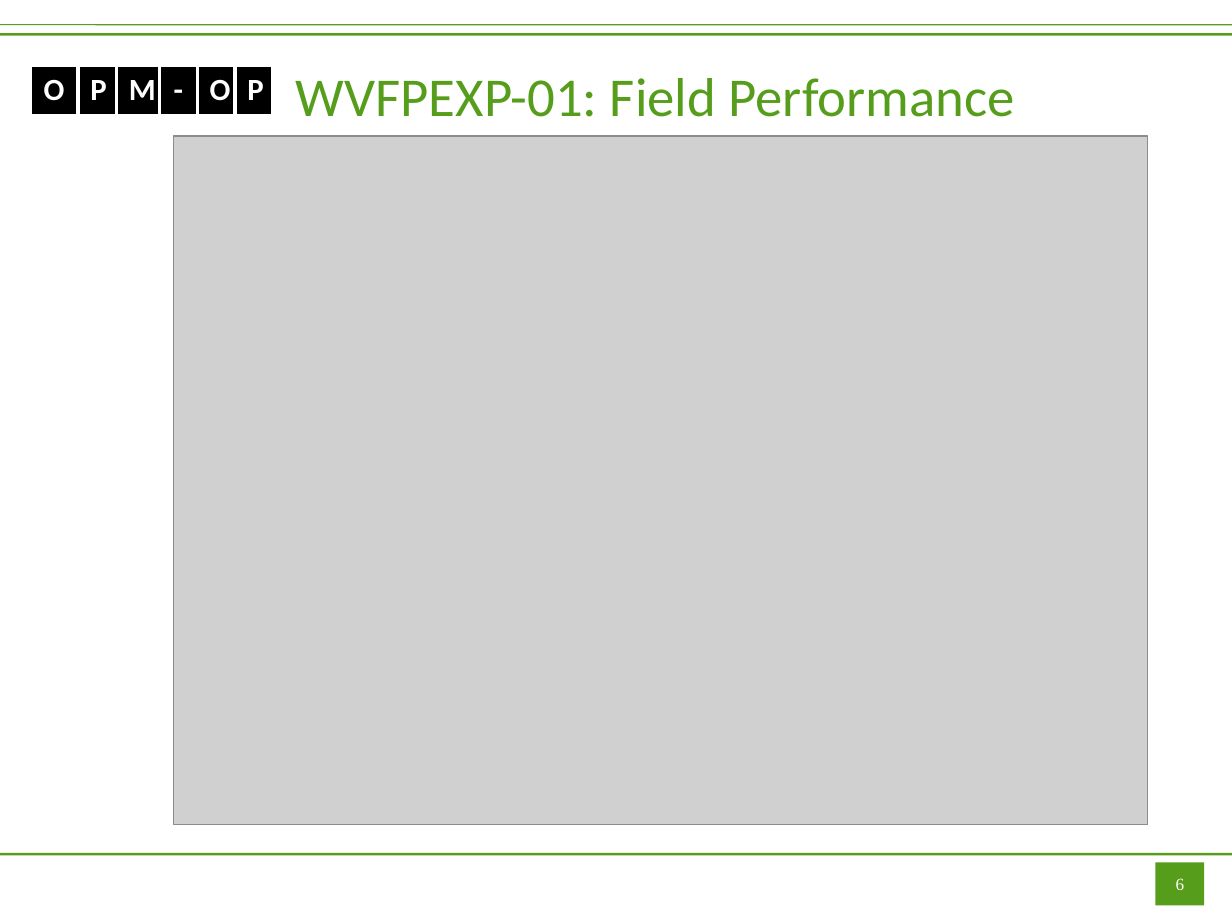
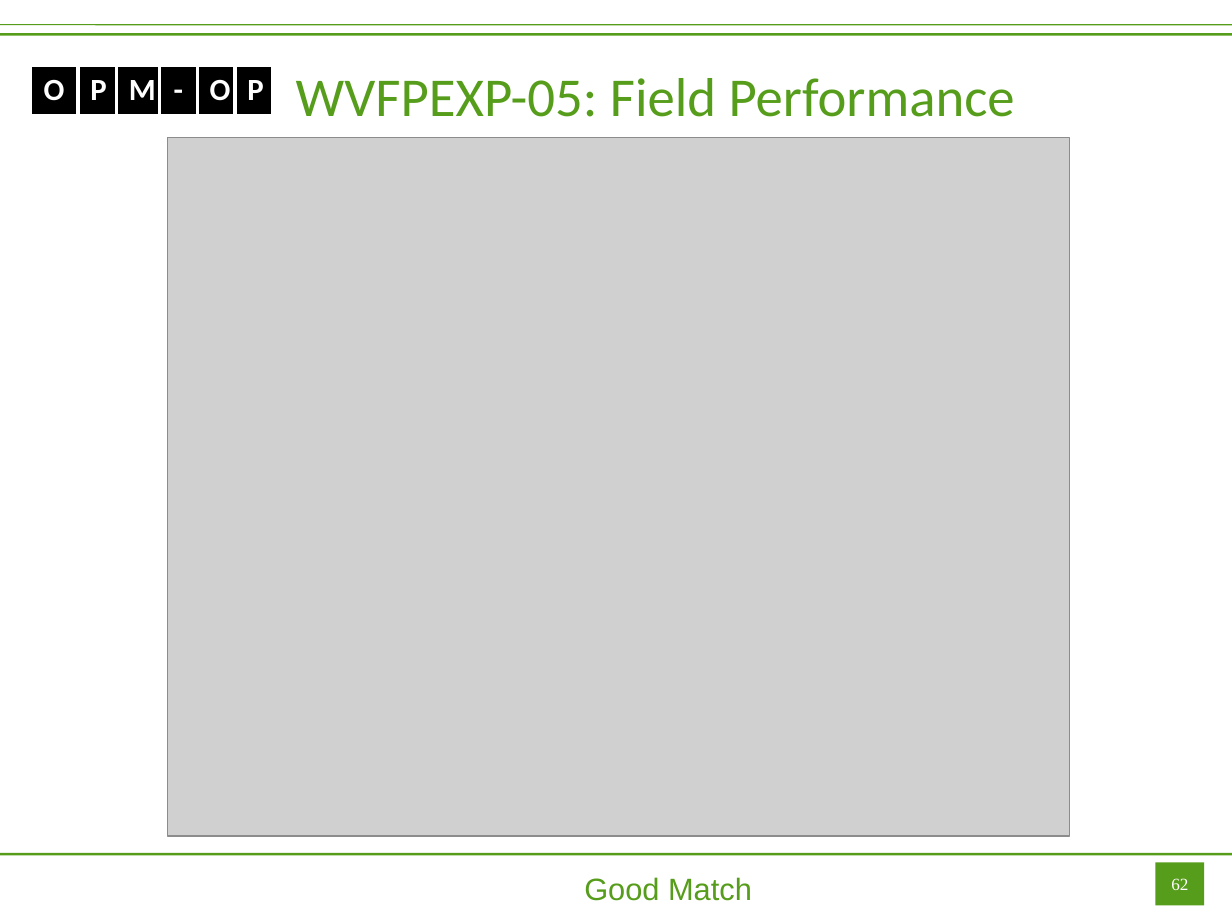
Before and after one commit to OPM/opm-tests, a slide deck: slide 62 of wvfpexp/WVFPEXP.odp (slide 6 before the commit). Drawn at 1232x924 pixels with LibreOffice and Linux fonts; fonts in the diff are those of the drawing; grey boxes stand for pictures. Boxes give left, top, right and bottom in pixels: in the first picture for what was removed or moved away, otherwise in the second. Text is boxed around its words. In the diff, an @@ line names an element or a change of style, - is before the commit and + after.

```diff
--- a/wvfpexp/WVFPEXP.odp
+++ b/wvfpexp/WVFPEXP.odp
@@ title at [296,78,1015,117]: text changed @@
-WVFPEXP-01: Field Performance
+WVFPEXP-05: Field Performance
@@ picture: place and size @@
-picture at [174,136,1147,824]
+picture at [168,137,1069,835]
@@ text added at [584,877,752,901], 18 pt, text #579D1C @@
+Good Match
@@ page number at [1171,878,1188,890]: text changed @@
-6
+62
```
Also in this commit, not shown: 9 other slides changed, 63 slides added, 1 other file.
